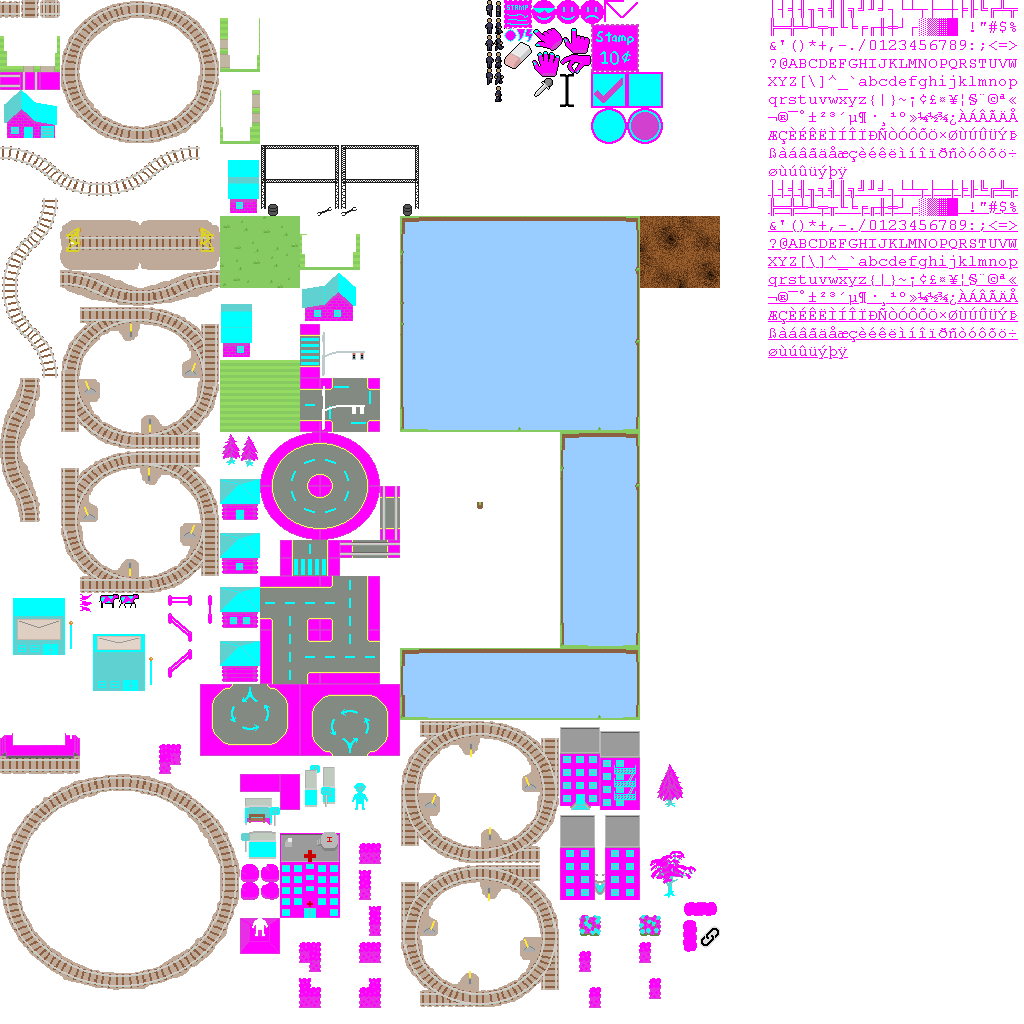
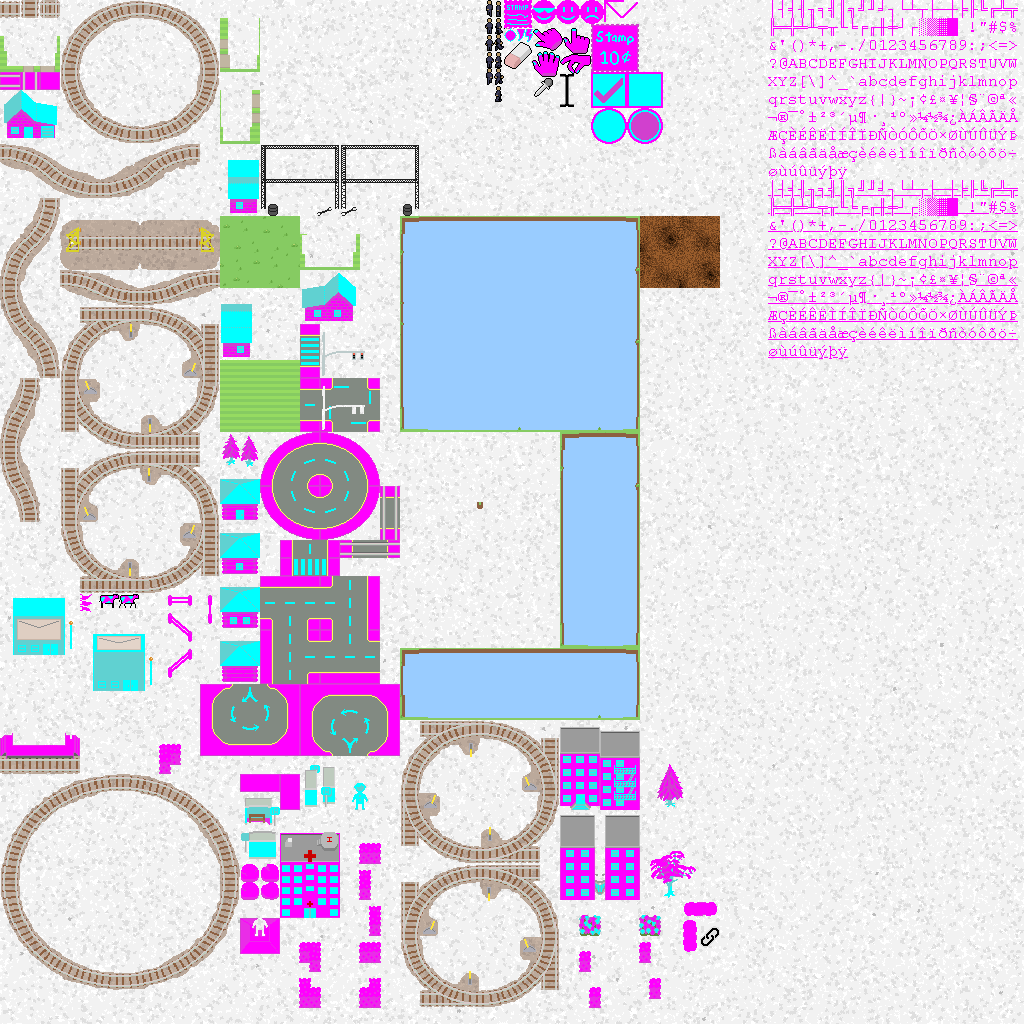
The second 1024 x 1024 image is a revision of the first. Changes to its layers:
painted on "base.png copy" over [0, 0, 537, 985]
added layer "Layer" (multiply) above "Layer #1" over [0, 0, 1024, 1024]
added layer "Layer #1" (addition, 9%) above "Pasted Layer" over [0, 0, 1024, 1024]
painted on "Pasted Layer" over [0, 0, 200, 378]
